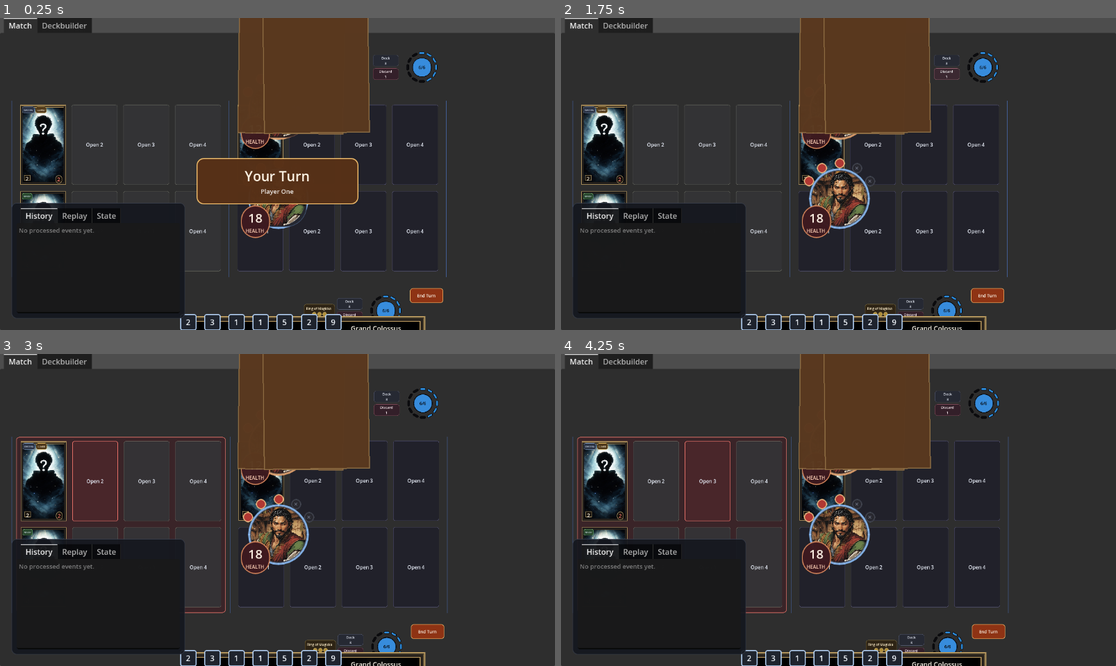
Above: before the commit, frames 1-4 (two rows, left to right).
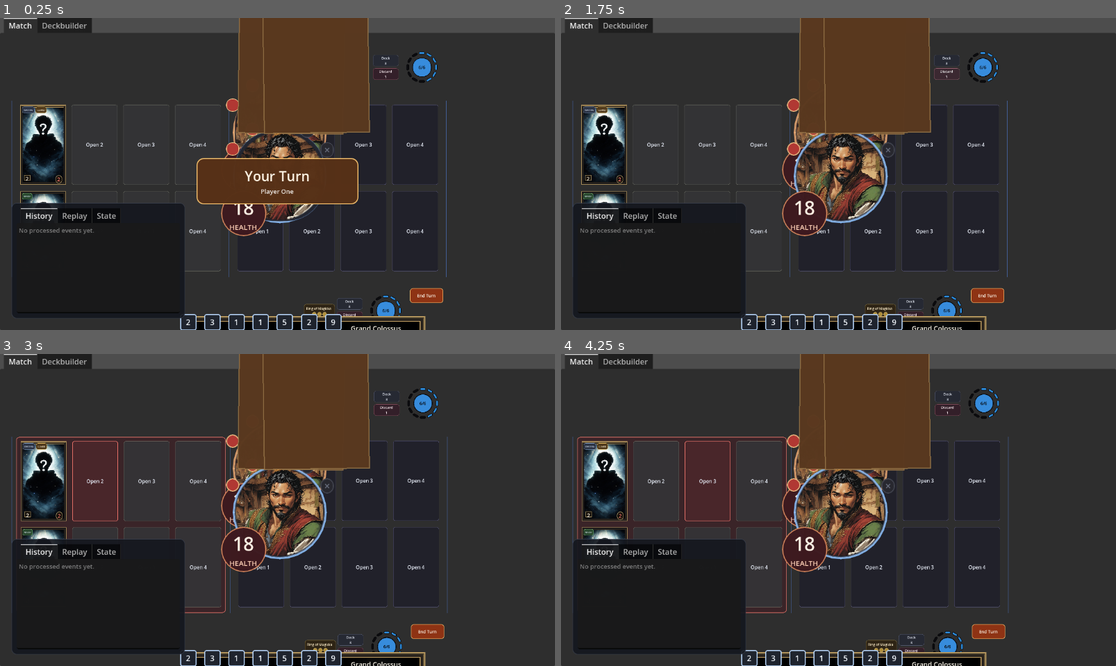
Above: after the commit, the same moments.

Repository: FlinnBurgess/elder-scrolls-legends
Game: Godot game, scene res://scenes/bootstrap/bootstrap.tscn
Same seed, same stepped clock (60 frames per second), same inputs: the game is played once before the commit and once after it.
Inputs (mouse positions are in pixels of both pictures, inside the frame that each line leads up to):
- Up to frame 1 (0.25 s): no input
- Up to frame 2 (1.75 s): click "Deck 3" at 0.5 s; click "Discard 1" at 1.25 s
- Up to frame 3 (3 s): click (44, 481) at 2 s; click "Open 2" at 2.75 s
- Up to frame 4 (4.25 s): click "Open 3" at 3.5 s

The runs differ from the first frame. In frame 1, 1.9% of the frame differs, in the area x 39-61%, y 25-71%; in frame 2, 4.3%; in frame 3, 4.2%; in frame 4, 4.2%.

Commit message:
Scale up avatar components by 1.5x with proportional font sizes
Avatar medallion, health badge, and rune tokens now render at 282x264
(up from 188x176). Health value, caption, and rune crack font sizes
scaled proportionally.

Co-Authored-By: Claude Opus 4.6 <noreply@anthropic.com>

Diff:
--- a/src/ui/components/PlayerAvatarComponent.gd
+++ b/src/ui/components/PlayerAvatarComponent.gd
@@ -5,8 +5,8 @@
 const DEFAULT_PORTRAIT := preload("res://assets/images/portraits/placeholder.png")
 const PRESENTATION_LOCAL_BOTTOM := 0
 const PRESENTATION_OPPONENT_TOP := 1
-const RECOMMENDED_MINIMUM_SIZE := Vector2(188, 176)
-const MEDALLION_MAX_SIZE := 188.0
+const RECOMMENDED_MINIMUM_SIZE := Vector2(282, 264)
+const MEDALLION_MAX_SIZE := 282.0
 const BADGE_WIDTH_RATIO := 0.48
 const BADGE_HEIGHT_RATIO := 0.34
 const RUNE_SIZE_RATIO := 0.17
@@ -179,13 +179,13 @@
 	_health_value_label.name = "HealthValue"
 	_health_value_label.horizontal_alignment = HORIZONTAL_ALIGNMENT_CENTER
 	_health_value_label.vertical_alignment = VERTICAL_ALIGNMENT_CENTER
-	_health_value_label.add_theme_font_size_override("font_size", 26)
+	_health_value_label.add_theme_font_size_override("font_size", 39)
 	badge_box.add_child(_health_value_label)
 	_health_caption_label = Label.new()
 	_health_caption_label.name = "HealthCaption"
 	_health_caption_label.text = "HEALTH"
 	_health_caption_label.horizontal_alignment = HORIZONTAL_ALIGNMENT_CENTER
-	_health_caption_label.add_theme_font_size_override("font_size", 10)
+	_health_caption_label.add_theme_font_size_override("font_size", 15)
 	badge_box.add_child(_health_caption_label)
 
 	_rune_entries.clear()
@@ -206,7 +206,7 @@
 		crack.text = "×"
 		crack.horizontal_alignment = HORIZONTAL_ALIGNMENT_CENTER
 		crack.vertical_alignment = VERTICAL_ALIGNMENT_CENTER
-		crack.add_theme_font_size_override("font_size", 14)
+		crack.add_theme_font_size_override("font_size", 21)
 		_set_full_rect(crack)
 		rune_panel.add_child(crack)
 
--- a/src/ui/match_screen.gd
+++ b/src/ui/match_screen.gd
@@ -739,7 +739,7 @@
 
 	var avatar_component := PLAYER_AVATAR_SCENE.instantiate()
 	avatar_component.name = "%s_avatar_component" % player_id
-	avatar_component.custom_minimum_size = Vector2(188, 176)
+	avatar_component.custom_minimum_size = Vector2(282, 264)
 	avatar_component.mouse_filter = Control.MOUSE_FILTER_STOP
 	avatar_component.gui_input.connect(_on_avatar_gui_input.bind(player_id))
 	hero_row.add_child(avatar_component)
@@ -954,8 +954,8 @@
 		support_surface.reparent(avatar_overlay)
 		support_surface.size_flags_horizontal = 0
 		support_surface.size_flags_vertical = 0
-		var avatar_w := 200.0
-		var avatar_h := 188.0
+		var avatar_w := 300.0
+		var avatar_h := 282.0
 		var avatar_gap := 12.0
 		var support_h := 96.0
 		# Force avatar to its intended size immediately so internal layout is stable
--- a/tests/player_avatar_component_runner.gd
+++ b/tests/player_avatar_component_runner.gd
@@ -2,7 +2,7 @@
 
 const PlayerAvatarComponent = preload("res://src/ui/components/PlayerAvatarComponent.gd")
 const PLAYER_AVATAR_SCENE := preload("res://scenes/ui/components/PlayerAvatarComponent.tscn")
-const COMPACT_COMPONENT_SIZE := Vector2(188, 176)
+const COMPACT_COMPONENT_SIZE := Vector2(282, 264)
 
 
 func _initialize() -> void:
